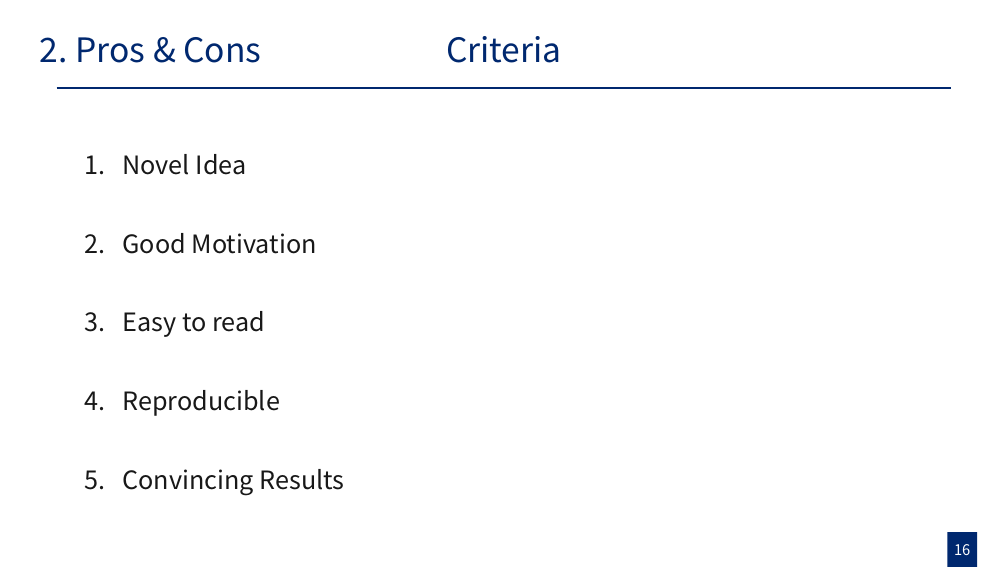
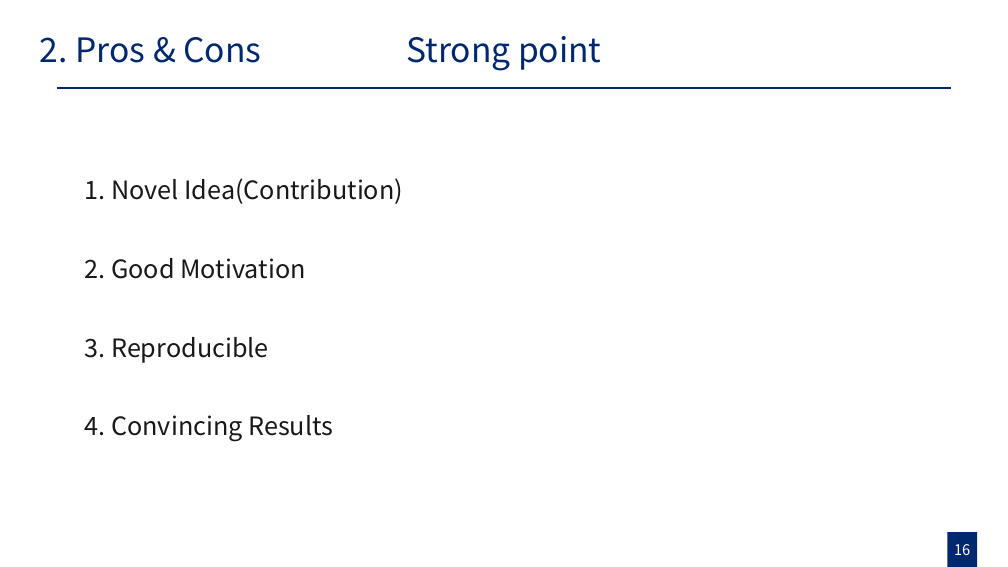
Before and after one commit to gusrn0505/TIL, a slide deck: slide 16 of [PPTPLUG]PP-151/RecSys 발표 자료 준비.pptx. Drawn at 1008x567 pixels with LibreOffice and Linux fonts; fonts in the diff are those of the drawing. Boxes give left, top, right and bottom in pixels: in the first picture for what was removed or moved away, otherwise in the second. Text is boxed around its words. In the diff, an @@ line names an element or a change of style, - is before the commit and + after.

```diff
--- a/[PPTPLUG]PP-151/RecSys 발표 자료 준비.pptx
+++ b/[PPTPLUG]PP-151/RecSys 발표 자료 준비.pptx
@@ title at [406, 36, 602, 71]: text changed @@
-Criteria
+Strong point
@@ text at [85, 178, 403, 442]: text changed @@
-1. Novel Idea
-2. Good Motivation
-3. Easy to read
-4. Reproducible
-5. Convincing Results
+1. Novel Idea(Contribution)
+2. Good Motivation
+3. Reproducible
+4. Convincing Results
```
Also in this commit, not shown: 11 other slides changed, 9 slides added, 16 slides removed.
